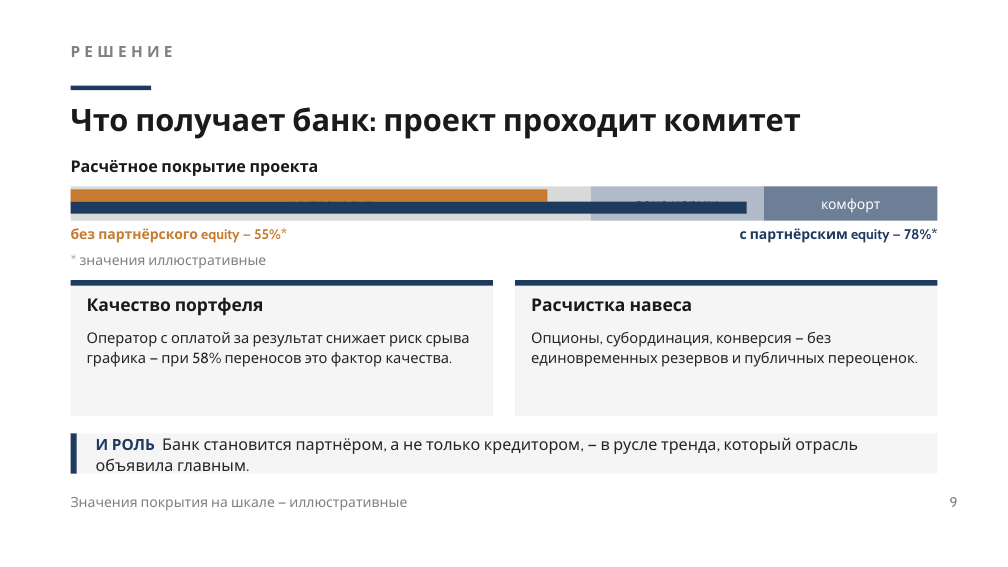
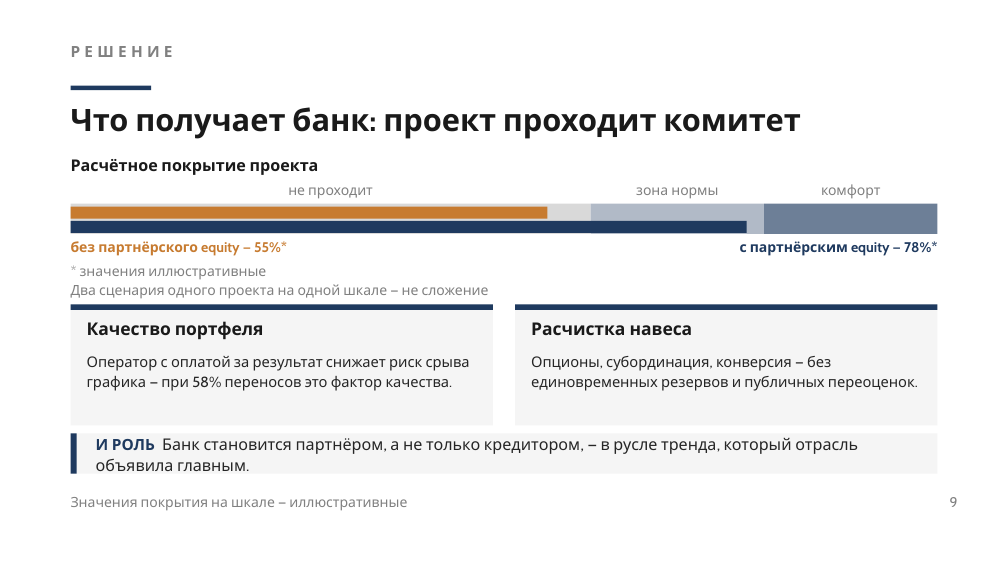
Before and after one commit to mail3875751-glitch/Solfeggio-2, a slide deck: slide 9 of Новое начало/Время партнёрских конструкций — внутренняя презентация (v2).pptx. Drawn at 1008x567 pixels with LibreOffice and Linux fonts; fonts in the diff are those of the drawing. Boxes give left, top, right and bottom in pixels: in the first picture for what was removed or moved away, otherwise in the second. Text is boxed around its words. In the diff, an @@ line names an element or a change of style, - is before the commit and + after.

```diff
--- a/Новое начало/Время партнёрских конструкций — внутренняя презентация (v2).pptx
+++ b/Новое начало/Время партнёрских конструкций — внутренняя презентация (v2).pptx
@@ 2 texts, 1 rectangle: place and size @@
-2 texts, 1 rectangle at [71, 190, 938, 243]
+2 texts, 1 rectangle at [71, 207, 938, 256]
@@ text "не проходит" at [288, 187, 373, 199]: text colour #262626 to #808080; vertical alignment middle to top @@
@@ rectangle: place and size @@
-rectangle at [71, 186, 591, 221]
+rectangle at [71, 204, 591, 234]
@@ text "зона нормы" at [636, 187, 718, 199]: text colour #1A1A1A to #808080; vertical alignment middle to top @@
@@ rectangle: place and size @@
-rectangle at [591, 186, 764, 221]
+rectangle at [591, 204, 764, 234]
@@ text "комфорт" at [821, 184, 880, 198]: text colour #FFFFFF to #808080; vertical alignment middle to top @@
@@ rectangle: place and size @@
-rectangle at [764, 186, 937, 221]
+rectangle at [764, 204, 937, 234]
@@ rectangle: place and size @@
-rectangle at [71, 202, 747, 214]
+rectangle at [71, 221, 747, 233]
@@ text "* значения иллюстративные": place and size @@
-text "* значения иллюстративные" at [80, 257, 266, 268]
+text "* значения иллюстративные" at [80, 268, 266, 279]
@@ text added at [71, 284, 489, 299], 10 pt, text #808080 @@
+Два сценария одного проекта на одной шкале — не сложение
@@ rectangle: place and size @@
-rectangle at [71, 280, 493, 416]
+rectangle at [71, 304, 493, 425]
@@ 2 texts, 2 rectangles: place and size @@
-2 texts, 2 rectangles at [71, 280, 937, 316]
+2 texts, 2 rectangles at [71, 304, 937, 340]
@@ rectangle: place and size @@
-rectangle at [515, 280, 937, 416]
+rectangle at [515, 304, 937, 425]
@@ text "Оператор с оплатой за результат ...": place and size @@
-text "Оператор с оплатой за результат ..." at [87, 332, 470, 367]
+text "Оператор с оплатой за результат ..." at [87, 356, 470, 391]
@@ text "Опционы, субординация, конверсия — без ...": place and size @@
-text "Опционы, субординация, конверсия — без ..." at [531, 332, 915, 367]
+text "Опционы, субординация, конверсия — без ..." at [531, 356, 915, 391]
```
Also in this commit, not shown: 8 other slides changed.
